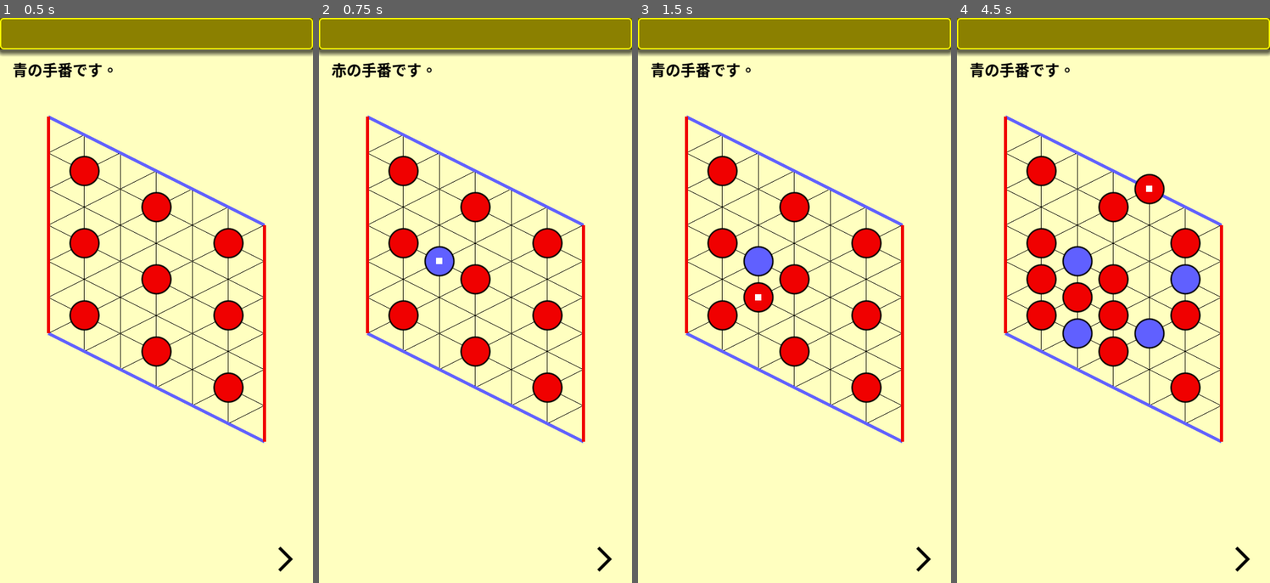
Above: before the commit, frames 1-4 (left to right).
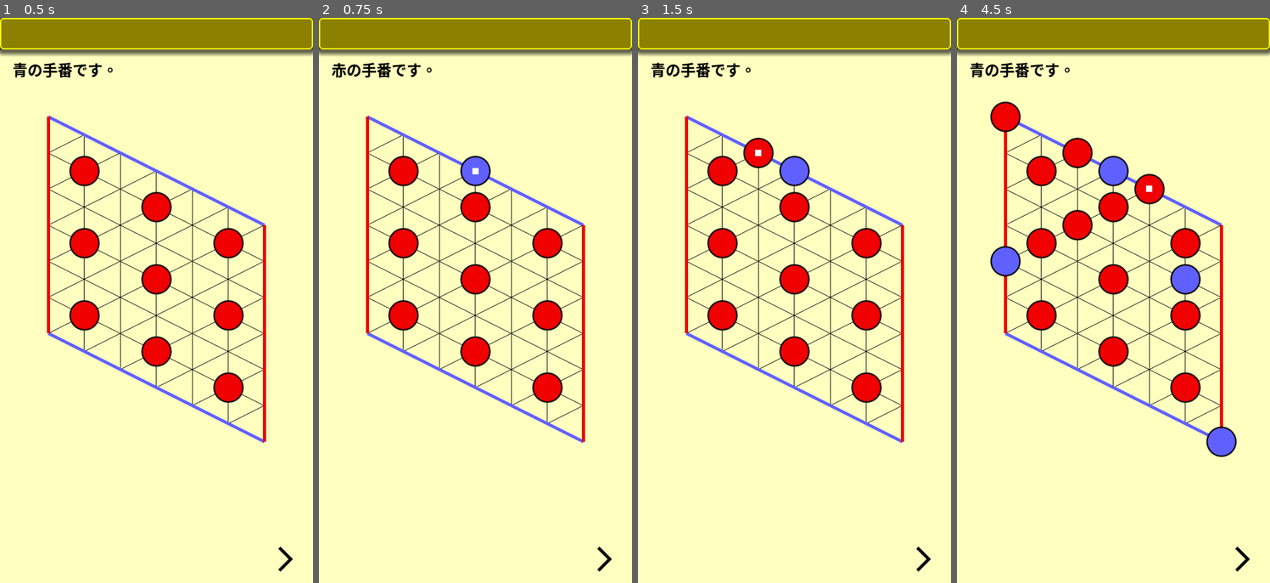
Above: after the commit, the same moments.

Repository: vivisuke/HexGame
Game: Godot game, scene res://main.tscn
The game is run twice, just before and just after one commit, with the same random seed, the same clock (stepped at 60 frames per second) and the same inputs.
Inputs (mouse positions are in pixels of both pictures, inside the frame that each line leads up to):
- Up to frame 1 (0.5 s): no input
- Up to frame 2 (0.75 s): click (603, 560) at 0.5 s
- Up to frame 3 (1.5 s): click (922, 560) at 1.25 s
- Up to frame 4 (4.5 s): click (1241, 560) at 2 s; tap Enter at 2.75, 4.25 s; move the mouse to (1182, 272) at 2.77 s; click (1182, 272) at 2.92 s; tap Space at 3.5 s; move the mouse to (1050, 328) at 3.52 s; click (1050, 328) at 3.67 s; move the mouse to (1144, 176) at 4.27 s; click (1144, 176) at 4.42 s

Frame 1 is identical in both runs. In frame 2, 0.8% of the frame differs, in the area x 33-55%, y 24-46%; in frame 3, 1.7%; in frame 4, 5.1%, in the area x 10-90%, y 14-78%.

Commit message:
0040 ◎ C 01/27 01/27 0.001│問題│純粋MCによる着手選択：１手打つだけで終局になってしまう

Diff:
--- a/hexgame/scripts/Board.gd
+++ b/hexgame/scripts/Board.gd
@@ -15,7 +15,7 @@
 #var m_cells = []
 var m_next_id = 1
 var m_cells : PackedByteArray
-var m_group_id : PackedByteArray	# 0 for 未探索 or 空欄、1以上 for 連結石群 id
+var m_gid : PackedByteArray	# 0 for 未探索 or 空欄、1以上 for 連結石群 id
 var m_dist : PackedByteArray		# 0 for 未探索、1以上 for 距離+1
 var m_path : PackedByteArray		# 1以上：最短パス
 var m_ter_lst : PackedByteArray		# 末端位置リスト
@@ -26,7 +26,7 @@
 
 func _init():
 	m_cells.resize(ARY_SIZE)
-	m_group_id.resize(ARY_SIZE)
+	m_gid.resize(ARY_SIZE)
 	m_dist.resize(ARY_SIZE)
 	m_path.resize(ARY_SIZE)
 	m_eval.resize(ARY_SIZE)
@@ -44,7 +44,7 @@
 func copy_from(s):
 	m_next_id = s.m_next_id
 	m_cells = s.m_cells.duplicate()
-	m_group_id = s.m_group_id				# 島id 配列
+	m_gid = s.m_gid.duplicate()			# グループid 配列
 
 func print():
 	for y in range(N_HORZ):
@@ -54,12 +54,12 @@
 			#txt += "%d"%m_cells[xyToIndex(x, y)]
 			#print(m_cells[i])
 		print(txt)
-func print_group_id():
-	print("m_group_id[] = ")
-	for y in range(N_HORZ):
-		var txt = ""
-		for x in range(N_HORZ):
-			txt += "%3d"%m_group_id[xyToIndex(x, y)]
+func print_gid():
+	print("m_gid[] = ")
+	for y in range(N_HORZ):
+		var txt = ""
+		for x in range(N_HORZ):
+			txt += "%3d"%m_gid[xyToIndex(x, y)]
 		print(txt)
 func print_dist():
 	print("m_dist[] = ")
@@ -79,22 +79,22 @@
 	return m_cells[xyToIndex(x, y)]
 func find_horz(id, y):
 	for x in range(N_HORZ):
-		if m_group_id[xyToIndex(x, y)] == id:
+		if m_gid[xyToIndex(x, y)] == id:
 			return true
 	return false
 func find_vert(id, x):
 	for y in range(N_HORZ):
-		if m_group_id[xyToIndex(x, y)] == id:
+		if m_gid[xyToIndex(x, y)] == id:
 			return true
 	return false
 func put_col(x, y, col) -> bool:	# col: BLACK or WHITE
 	var ix = xyToIndex(x, y)
 	m_cells[ix] = col
 	#check_connected()
-	update_connected(x, y)
-	var id = m_group_id[ix]
+	update_gid(x, y)
+	var id = m_gid[ix]
 	if col == BLACK:
-		return find_horz(id, 0) && find_horz(id, N_HORZ-1)
+		return find_horz(id, 0) && find_horz(id, N_HORZ-1)	# 上辺・下辺に打った箇所と同じ gid の石があるか？
 	else:
 		return find_vert(id, 0) && find_vert(id, N_HORZ-1)
 func put_black(x, y):
@@ -127,33 +127,51 @@
 		return lst[randi() % lst.size()]
 	else:
 		return Vector2(-1, -1)
-func update_connected(x, y):		# put_col() からコールされる
+func update_gid_sub(ix, ix2):
+	if m_cells[ix] != m_cells[ix2]:		# 同じ石色でない場合
+		return
+	if m_gid[ix] == 0:		# 最初の連結の場合
+		m_gid[ix] = m_gid[ix2]
+	elif m_gid[ix] != m_gid[ix2]:		# グループid のマージが必要
+		var o = m_gid[ix2]
+		var n = m_gid[ix]
+		for i in range(xyToIndex(0, 0), xyToIndex(N_HORZ-1, N_HORZ-1)+1):
+			if m_gid[i] == o:
+				m_gid[i] = n
+func update_gid(x, y):		# put_col() からコールされる
 	var ix = xyToIndex(x, y)
-	m_group_id[ix] = m_next_id
-	m_next_id += 1
+	update_gid_sub(ix, ix-ARY_WIDTH)
+	update_gid_sub(ix, ix-ARY_WIDTH+1)
+	update_gid_sub(ix, ix-1)
+	update_gid_sub(ix, ix+1)
+	update_gid_sub(ix, ix+ARY_WIDTH-1)
+	update_gid_sub(ix, ix+ARY_WIDTH)
+	if m_gid[ix] == 0:
+		m_gid[ix] = m_next_id
+		m_next_id += 1
 	pass
 func check_connected_sub(ix, col, id):		# 深さ優先探索
-	m_group_id[ix] = id
-	if m_cells[ix-ARY_WIDTH] == col && m_group_id[ix-ARY_WIDTH] == 0:
+	m_gid[ix] = id
+	if m_cells[ix-ARY_WIDTH] == col && m_gid[ix-ARY_WIDTH] == 0:
 		check_connected_sub(ix-ARY_WIDTH, col, id)
-	if m_cells[ix-ARY_WIDTH+1] == col && m_group_id[ix-ARY_WIDTH+1] == 0:
+	if m_cells[ix-ARY_WIDTH+1] == col && m_gid[ix-ARY_WIDTH+1] == 0:
 		check_connected_sub(ix-ARY_WIDTH+1, col, id)
-	if m_cells[ix-1] == col && m_group_id[ix-1] == 0:
+	if m_cells[ix-1] == col && m_gid[ix-1] == 0:
 		check_connected_sub(ix-1, col, id)
-	if m_cells[ix+1] == col && m_group_id[ix+1] == 0:
+	if m_cells[ix+1] == col && m_gid[ix+1] == 0:
 		check_connected_sub(ix+1, col, id)
-	if m_cells[ix+ARY_WIDTH-1] == col && m_group_id[ix+ARY_WIDTH-1] == 0:
+	if m_cells[ix+ARY_WIDTH-1] == col && m_gid[ix+ARY_WIDTH-1] == 0:
 		check_connected_sub(ix+ARY_WIDTH-1, col, id)
-	if m_cells[ix+ARY_WIDTH] == col && m_group_id[ix+ARY_WIDTH] == 0:
+	if m_cells[ix+ARY_WIDTH] == col && m_gid[ix+ARY_WIDTH] == 0:
 		check_connected_sub(ix+ARY_WIDTH, col, id)
 func check_connected():
-	m_group_id.fill(0)
+	m_gid.fill(0)
 	var id = 0
 	for y in range(N_HORZ):
 		for x in range(N_HORZ):
 			var ix = xyToIndex(x, y)
 			var col = m_cells[ix]
-			if (col == BLACK || col == WHITE) && m_group_id[ix] == 0:
+			if (col == BLACK || col == WHITE) && m_gid[ix] == 0:
 				id += 1
 				check_connected_sub(ix, col, id)
 func BFS_sub(dist, col):
--- a/hexgame/scripts/main.gd
+++ b/hexgame/scripts/main.gd
@@ -13,7 +13,7 @@
 	#bd.print()
 	#var next = Board.BLACK
 	print_next()
-	bd.print_group_id()
+	bd.print_gid()
 	bd.eval_empty()
 	bd.print_eval()
 	if false:
@@ -30,7 +30,7 @@
 			$MessLabel.text = "赤の勝ちです。"
 		bd.print()
 		bd.check_connected()
-		bd.print_group_id()
+		bd.print_gid()
 	pass # Replace with function body.
 func print_next():
 	if next == Board.BLACK:
@@ -51,17 +51,18 @@
 			$MessLabel.text = "赤の勝ちです。"
 		bd.print()
 		#bd.check_connected()
-		bd.print_group_id()
+		bd.print_gid()
 		bd.BFS(pos.x, pos.y)
 		bd.print_dist()
 		bd.get_shortest_path(next == Board.BLACK)
 		$BoardRect.view_path = true
 	else:
+		bd.print()
 		bd.BFS(pos.x, pos.y)
 		bd.print_dist()
 		next = (Board.BLACK + Board.WHITE) - next
 		print_next()
-		bd.print_group_id()
+		bd.print_gid()
 		bd.eval_empty()
 		bd.print_eval()
 func _input(event):
@@ -77,8 +78,8 @@
 func _on_next_button_pressed():
 	if game_over: return
 	#var pos = bd.sel_move_random()
-	var pos = bd.sel_move_maxeval()
-	#var pos = bd.sel_move_PMC(next)
+	#var pos = bd.sel_move_maxeval()
+	var pos = bd.sel_move_PMC(next)
 	print("put pos = ", pos)
 	do_put(pos)
 	pass # Replace with function body.
Not shown, changed: HexGame.spr
